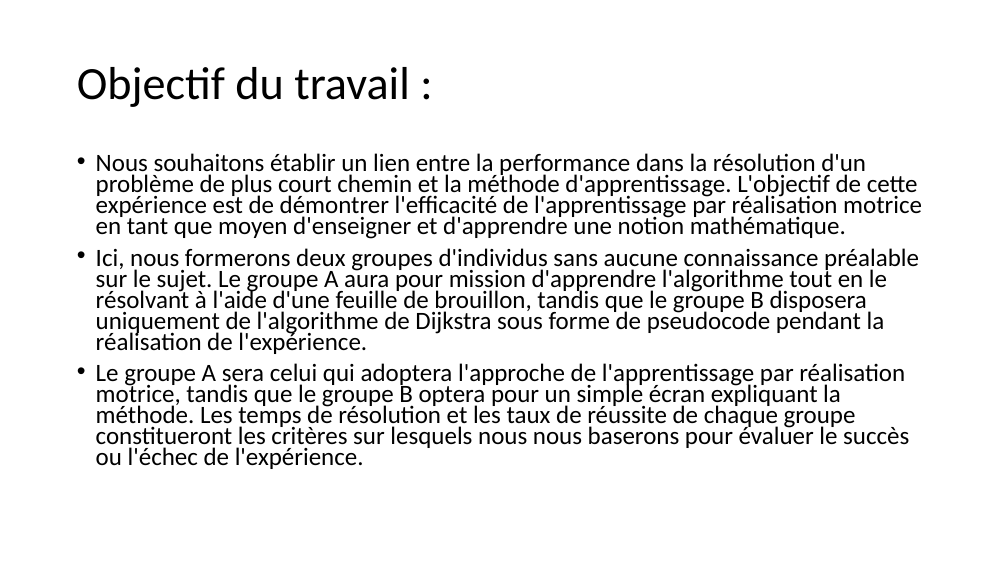
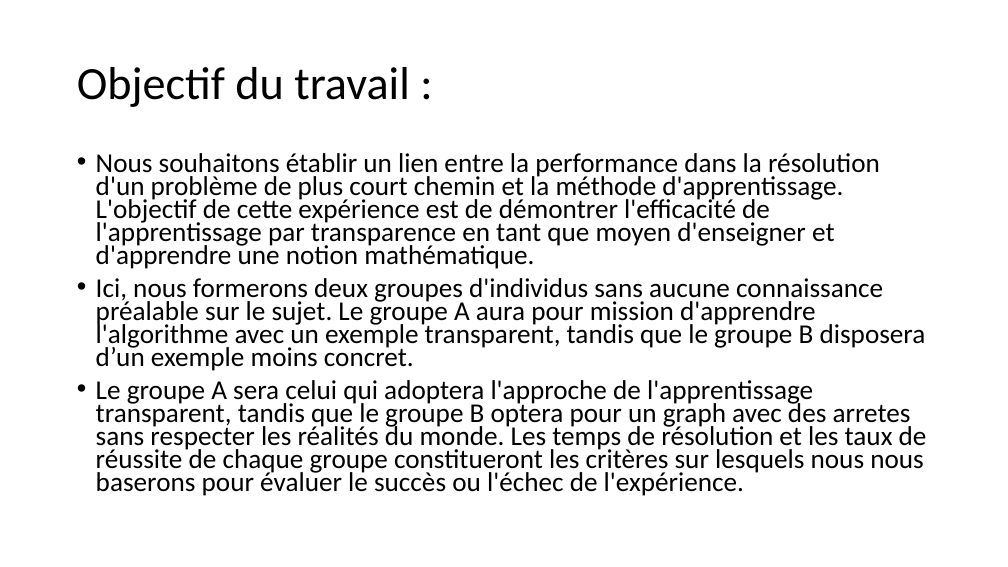
Before and after one commit to akhythmetic/INCoM, a slide deck: slide 4 of Fiche_Projet_TE625PS.pptx. Drawn at 1008x567 pixels with LibreOffice and Linux fonts; fonts in the diff are those of the drawing. Boxes give left, top, right and bottom in pixels: in the first picture for what was removed or moved away, otherwise in the second. Text is boxed around its words. In the diff, an @@ line names an element or a change of style, - is before the commit and + after.

Commit message:
apprentissage transparent

```diff
--- a/Fiche_Projet_TE625PS.pptx
+++ b/Fiche_Projet_TE625PS.pptx
@@ text at (96,153,927,496): text changed; size 23.8 to 25.9 pt @@
-• Nous souhaitons établir un lien entre la performance dans la résolution d'un problème de plus court chemin et la méthode d'apprentissage. L'objectif de cette expérience est de démontrer l'efficacité de l'apprentissage par réalisation motrice en tant que moyen d'enseigner et d'apprendre une notion mathématique.
-• Ici, nous formerons deux groupes d'individus sans aucune connaissance préalable sur le sujet. Le groupe A aura pour mission d'apprendre l'algorithme tout en le résolvant à l'aide d'une feuille de brouillon, tandis que le groupe B disposera uniquement de l'algorithme de Dijkstra sous forme de pseudocode pendant la réalisation de l'expérience.
-• Le groupe A sera celui qui adoptera l'approche de l'apprentissage par réalisation motrice, tandis que le groupe B optera pour un simple écran expliquant la méthode. Les temps de résolution et les taux de réussite de chaque groupe constitueront les critères sur lesquels nous nous baserons pour évaluer le succès ou l'échec de l'expérience.
+• Nous souhaitons établir un lien entre la performance dans la résolution d'un problème de plus court chemin et la méthode d'apprentissage. L'objectif de cette expérience est de démontrer l'efficacité de l'apprentissage par transparence en tant que moyen d'enseigner et d'apprendre une notion mathématique.
+• Ici, nous formerons deux groupes d'individus sans aucune connaissance préalable sur le sujet. Le groupe A aura pour mission d'apprendre l'algorithme avec un exemple transparent, tandis que le groupe B disposera d’un exemple moins concret.
+• Le groupe A sera celui qui adoptera l'approche de l'apprentissage transparent, tandis que le groupe B optera pour un graph avec des arretes sans respecter les réalités du monde. Les temps de résolution et les taux de réussite de chaque groupe constitueront les critères sur lesquels nous nous baserons pour évaluer le succès ou l'échec de l'expérience.
```
Also in this commit, not shown: 2 other slides changed, 2 other files.
